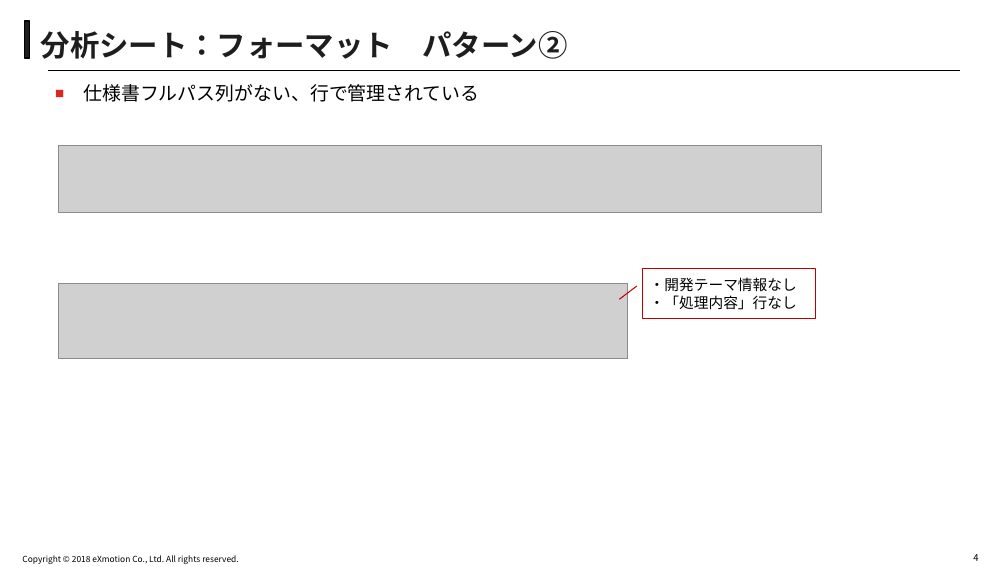
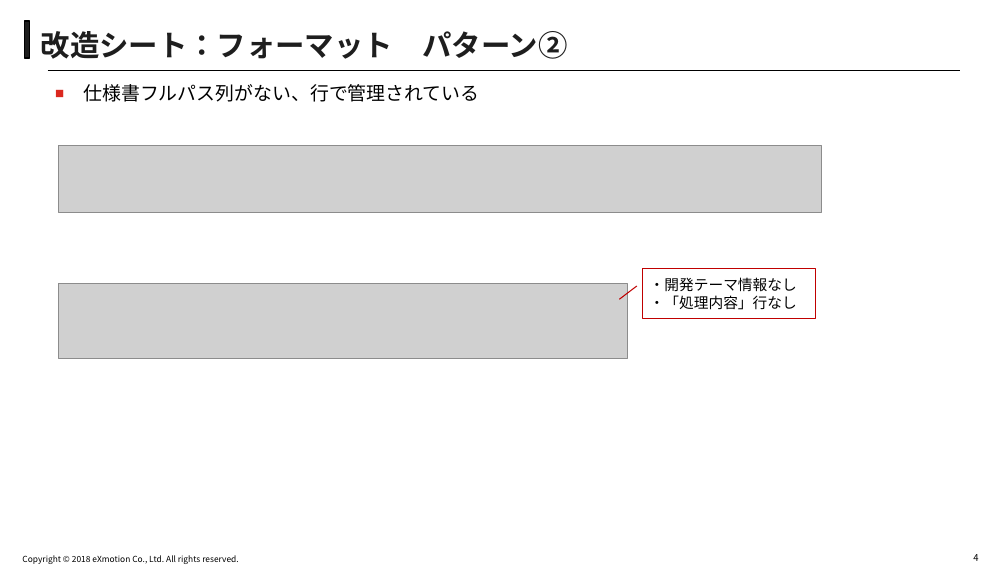
Before and after one commit to akirasueyoshi/nikon_work, a slide deck: slide 4 of 改造シート_exmPC.pptx. Drawn at 1008x567 pixels with LibreOffice and Linux fonts; fonts in the diff are those of the drawing; grey boxes stand for pictures; background and template pictures are left out. Boxes give left, top, right and bottom in pixels: in the first picture for what was removed or moved away, otherwise in the second. Text is boxed around its words. In the diff, an @@ line names an element or a change of style, - is before the commit and + after.

```diff
--- a/改造シート_exmPC.pptx
+++ b/改造シート_exmPC.pptx
@@ title at [41,31,567,59]: text changed @@
-分析シート：フォーマット パターン②
+改造シート：フォーマット パターン②
```
Also in this commit, not shown: 6 other slides changed.
